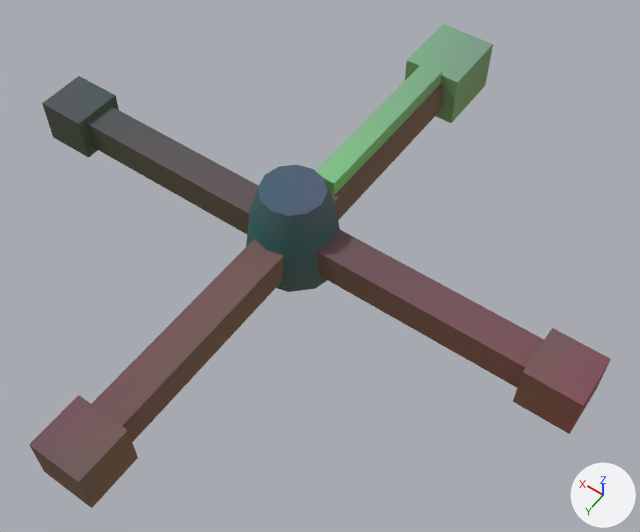
Before and after pictures for a commit that changed the glTF model assets/kit/capstan_bars.glb.
One viewpoint serves both versions: a 50 mm lens placed at (-1.39, 1.77, 2.74), pointed at (-0.15, 0.04, 0.01). Every picture has the same lights, and +X, +Y and +Z are marked at lower right. The first picture is the older version. Vertices at exactly the same position are counted once.

The first picture shows 'cap_bars', 'cap_goldbar', 'cap_hub'.
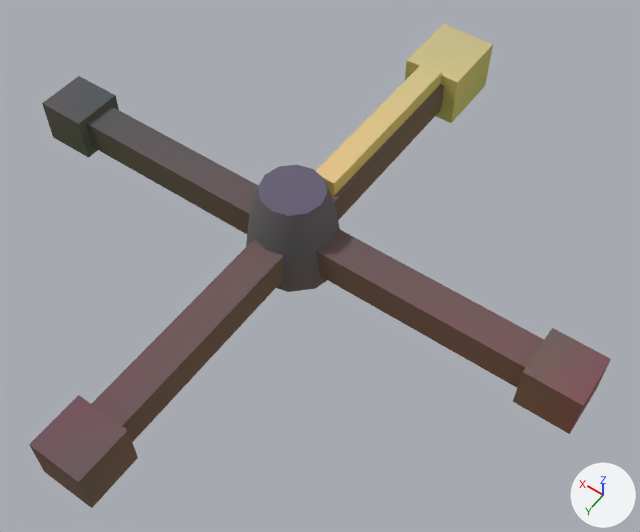
Changed parts and their boxes (x1, y1, x2, y2) in the pictures (640 x 532 px):
part 1 of me_cap_goldbar, recoloured (lighter): (405, 45, 493, 123) in both
part 2 of me_cap_goldbar, recoloured: (325, 179, 334, 196) in both
part 3 of me_cap_goldbar, recoloured: (316, 24, 493, 183) in both
part 4 of me_cap_goldbar, recoloured: (336, 72, 442, 182) in both
part 5 of me_cap_goldbar, recoloured: (334, 92, 433, 195) in both
part 6 of me_cap_hub, recoloured (green to pale yellow): (288, 181, 338, 291) in both
part 7 of me_cap_hub, recoloured: (246, 222, 340, 292) in both
part 8 of me_cap_hub, recoloured (green to pale yellow): (246, 188, 288, 255) in both
part 9 of me_cap_hub, recoloured: (258, 165, 327, 216) in both

The change, as a diff of the scene's bpy script:
```diff
--- a/assets/kit/capstan_bars.glb.py
+++ b/assets/kit/capstan_bars.glb.py
@@ me_cap_goldbar @@
 me_cap_goldbar.from_pydata(...)  # 16 vertices, 24 faces; spans x -0.13..0.13, y -1.34..-0.2, z -0.05..0.21
 # used by ob_cap_goldbar; location = (0.0, 0.0, 0.0)
+# me_cap_goldbar part 1: 9 faces centred in x -0.13..0.13, y -1.34..-1.02, z 0.03..0.163 are repainted in the vertex colours; the middle colour goes from cyan #86cfca to pale green #d5e8ca
+# me_cap_goldbar part 2: 2 faces centred in x -0.017..0.017, y -0.2, z 0.163..0.187 are repainted in the vertex colours; the middle colour goes from green #90edcc to beige #f9f2cc
+# me_cap_goldbar part 3: 4 faces centred in x -0.043..0.043, y -1.233..-0.473, z 0.19..0.21 are repainted in the vertex colours; the middle colour goes from blue #86d1fe to pale blue #e1ebfe
+# me_cap_goldbar part 4: 4 faces centred in x -0.05..0.05, y -1.02..-0.747, z 0.14..0.187 are repainted in the vertex colours; the middle colour goes from cyan #86cfcc to pale green #dfedcc
+# me_cap_goldbar part 5: 3 faces centred in x -0.05..0.05, y -0.473, z 0.14..0.163 are repainted in the vertex colours; the middle colour goes from green #8eecca to beige #f6f2ca
 me_cap_goldbar.materials.append(mat_m_gold)
@@ me_cap_hub @@
 me_cap_hub.from_pydata(...)  # 36 vertices, 68 faces; spans x -0.2..0.2, y -0.2..0.2, z -0.05..0.32
 # used by ob_cap_hub; location = (0.0, 0.0, 0.0)
+# me_cap_hub part 6: 23 faces centred in x -0.172..0.163, y -0.172..0.135, z 0.103..0.273 are repainted in the vertex colours; the middle colour goes from green #a2e9d3 to pale yellow #eae7d3
+# me_cap_hub part 7: 22 faces centred in x -0.181..0.181, y -0.182..0.182, z -0.05..0.027 are repainted in the vertex colours; the middle colour goes from green #c1eec3 to beige #ffe8c3
+# me_cap_hub part 8: 13 faces centred in x -0.05..0.172, y -0.028..0.172, z 0.103..0.273 are repainted in the vertex colours; the middle colour goes from green #87f1d3 to pale yellow #e9e8d3
+# me_cap_hub part 9: 10 faces centred in x -0.118..0.118, y -0.103..0.103, z 0.32 are repainted in the vertex colours; the middle colour goes from cyan #b7ebff to pale blue #f7e6ff
 me_cap_hub.materials.append(mat_m_iron)
```
